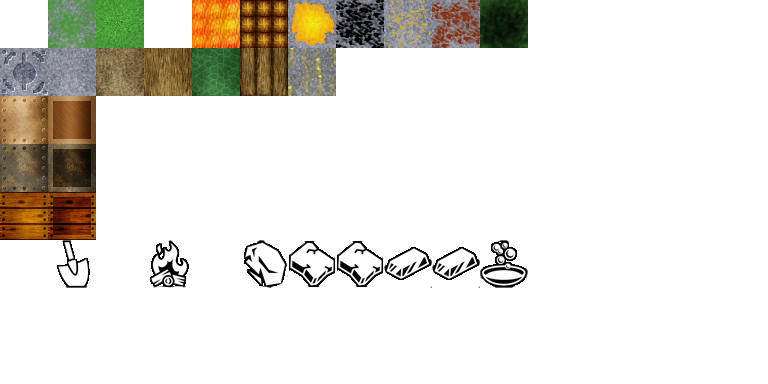
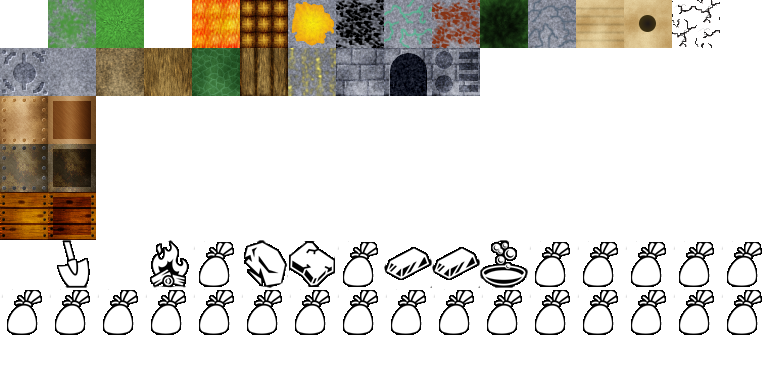
Before/after of a (768, 384) layered artwork. What changed in the layer stack:
added layer "111 - item" above "110 - item" over [721, 289, 762, 335]
added layer "110 - item" above "109 - item" over [673, 289, 714, 335]
added layer "109 - item" above "108 - item" over [625, 289, 666, 335]
added layer "108 - item" above "107 - item" over [577, 289, 618, 335]
added layer "107 - item" above "106 - item" over [529, 289, 570, 335]
added layer "106 - item" above "105 - item" over [481, 289, 522, 335]
added layer "105 - item" above "104 - item" over [433, 289, 474, 335]
added layer "104 - item" above "103 - item" over [385, 289, 426, 335]
added layer "103 - item" above "102 - item" over [337, 289, 378, 335]
added layer "102 - item" above "101 - item" over [289, 289, 330, 335]
added layer "101 - item" above "100 - item" over [241, 289, 282, 335]
added layer "100 - item" above "99 - item" over [193, 289, 234, 335]
added layer "99 - item" above "98 - item" over [145, 289, 186, 335]
added layer "98 - item" above "97 - item" over [97, 289, 138, 335]
added layer "97 - item" above "96 - item" over [49, 289, 90, 335]
renamed "87 - item_copper_ore" to "87 - item", moved it above "95 - item", painted on it over [337, 241, 383, 287]
added layer "25 - forge_top" above "65 - carpenter bench top" over [432, 48, 480, 96]
painted on "8 - copper ore" over [384, 0, 432, 48]
added layer "11 - zinc ore" above "12 - beesnest" over [528, 0, 576, 48]
added layer "12 - beesnest" above "13 - beesnest top" over [576, 0, 624, 48]
added layer "13 - beesnest top" above "14 - cracks" over [624, 0, 672, 48]
added layer "14 - cracks" above "16 - carved stone" over [672, 0, 720, 48]
added layer "23 - stone wall" above "24 - furnace side" over [336, 48, 384, 96]
added layer "24 - furnace side" above "Background" over [384, 48, 432, 96]
…and 7 more changes (7 added)
